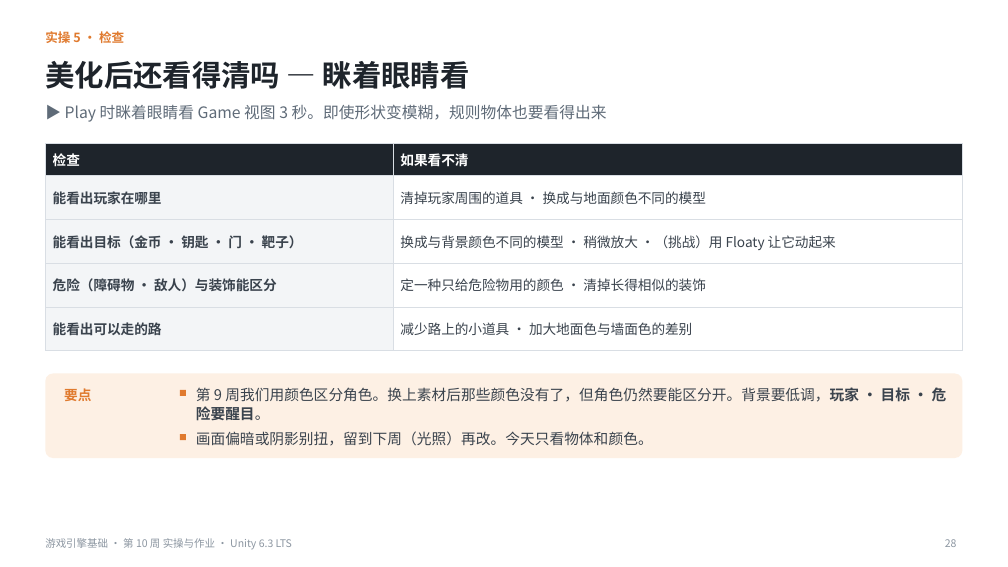
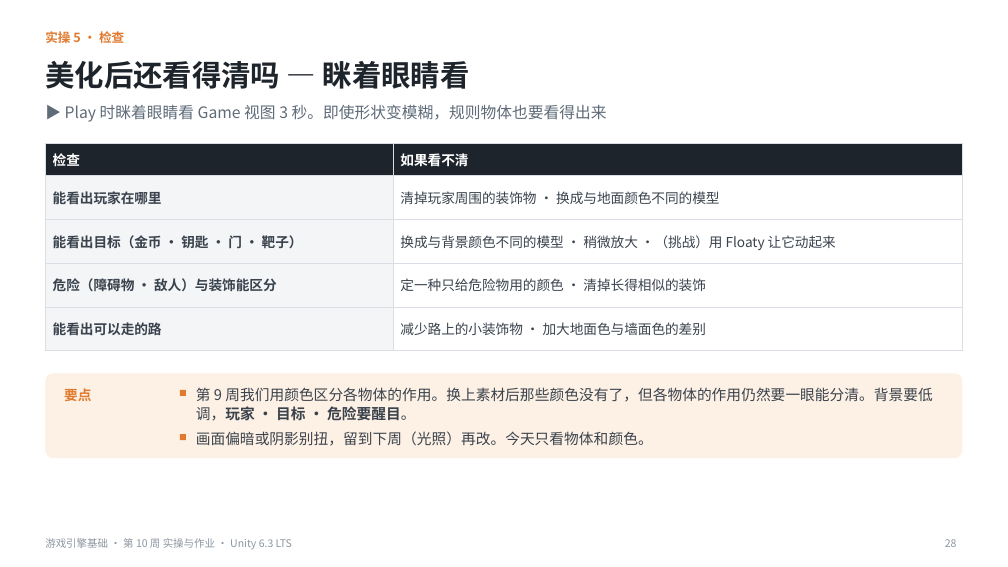
Before and after one commit to iplay-garden/game-engine-basics, a slide deck: slide 28 of 10주차/简体中文/游戏引擎基础_第10周_实操与作业指南_简体中文.pptx. Drawn at 1008x567 pixels with LibreOffice and Linux fonts; fonts in the diff are those of the drawing. Boxes give left, top, right and bottom in pixels: in the first picture for what was removed or moved away, otherwise in the second. Text is boxed around its words. In the diff, an @@ line names an element or a change of style, - is before the commit and + after.

```diff
--- a/10주차/简体中文/游戏引擎基础_第10周_实操与作业指南_简体中文.pptx
+++ b/10주차/简体中文/游戏引擎基础_第10周_实操与作业指南_简体中文.pptx
@@ table at [45,144,963,339] @@
-row 2, column 2: 清掉玩家周围的道具 · 换成与地面颜色不同的模型
+row 2, column 2: 清掉玩家周围的装饰物 · 换成与地面颜色不同的模型
-row 5, column 2: 减少路上的小道具 · 加大地面色与墙面色的差别
+row 5, column 2: 减少路上的小装饰物 · 加大地面色与墙面色的差别
@@ text at [196,387,933,421]: text changed @@
-第 9 周我们用颜色区分角色。换上素材后那些颜色没有了，但角色仍然要能区分开。背景要低调，玩家 · 目标 · 危险要醒目。
+第 9 周我们用颜色区分各物体的作用。换上素材后那些颜色没有了，但各物体的作用仍然要一眼能分清。背景要低调，玩家 · 目标 · 危险要醒目。
```
Also in this commit, not shown: 17 other slides changed, 13 other files.
